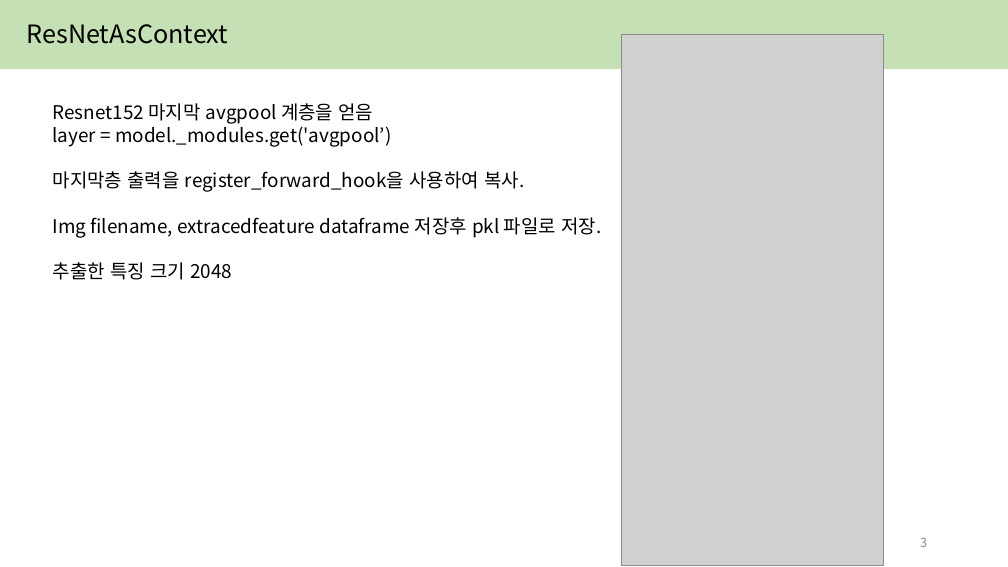
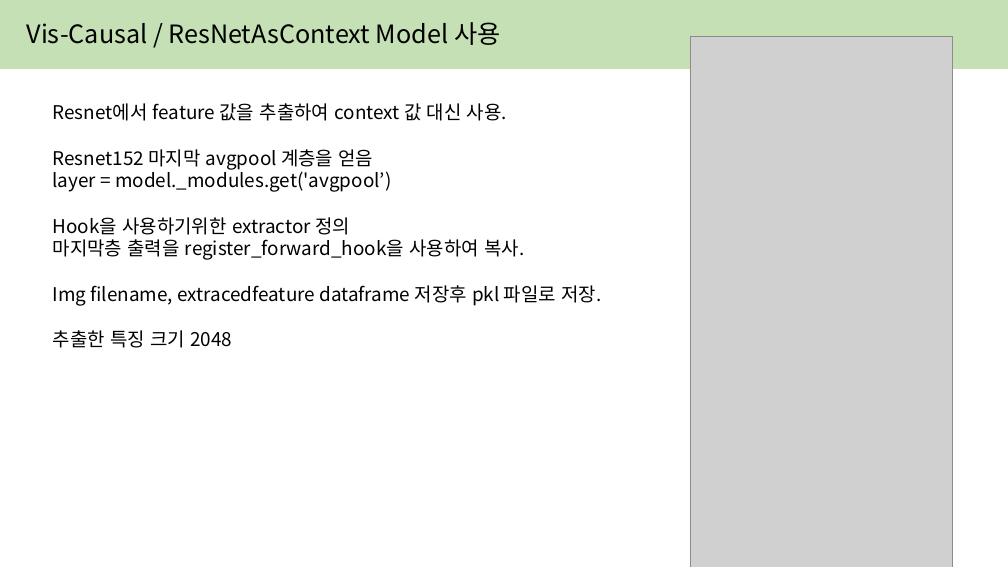
Before and after one commit to yejin087/study_image_caption, a slide deck: slide 2 of 4주차.pptx (slide 3 before the commit). Drawn at 1008x567 pixels with LibreOffice and Linux fonts; fonts in the diff are those of the drawing; grey boxes stand for pictures. Boxes give left, top, right and bottom in pixels: in the first picture for what was removed or moved away, otherwise in the second. Text is boxed around its words. In the diff, an @@ line names an element or a change of style, - is before the commit and + after.

```diff
--- a/4주차.pptx
+++ b/4주차.pptx
@@ text at <box>27,22,500,45</box>: text changed @@
-ResNetAsContext
+Vis-Causal / ResNetAsContext Model 사용
@@ picture: place and size @@
-picture at <box>621,34,884,565</box>
+picture at <box>690,36,954,567</box>
@@ text at <box>53,103,507,121</box>: paragraph added @@
+Resnet에서 feature 값을 추출하여 context 값 대신 사용.
@@ text at <box>53,217,350,235</box>: paragraph added @@
+Hook을 사용하기위한 extractor 정의
@@ page number removed at <box>920,538,927,547</box> @@
-3
```
Also in this commit, not shown: 6 other slides changed, 2 slides added.
